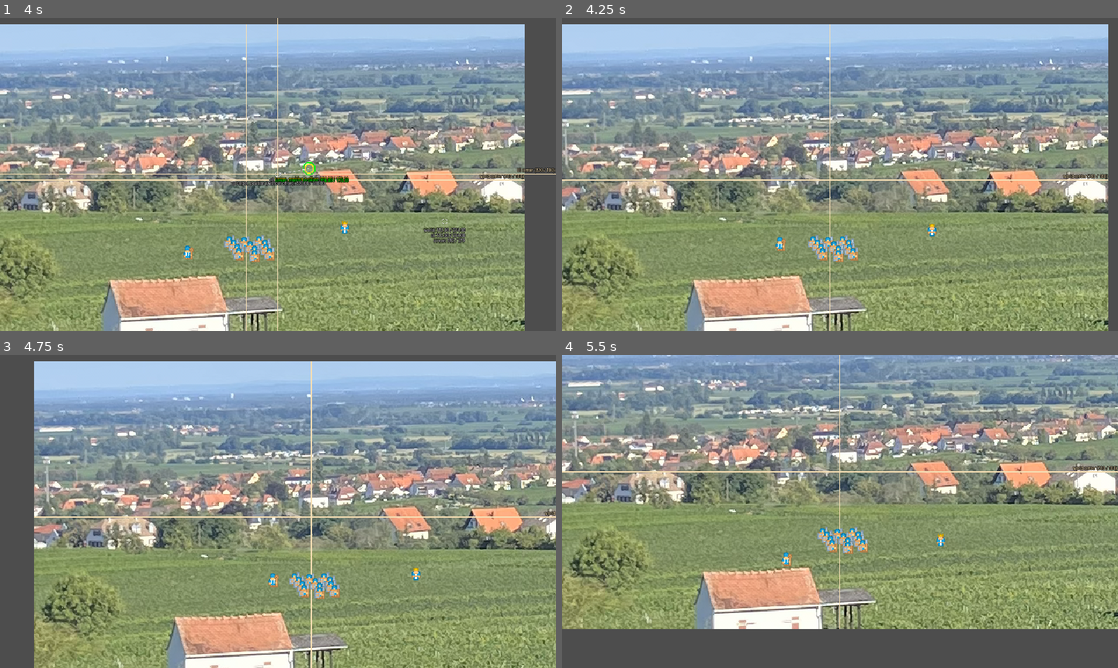
Above: before the commit, frames 1-4 (two rows, left to right).
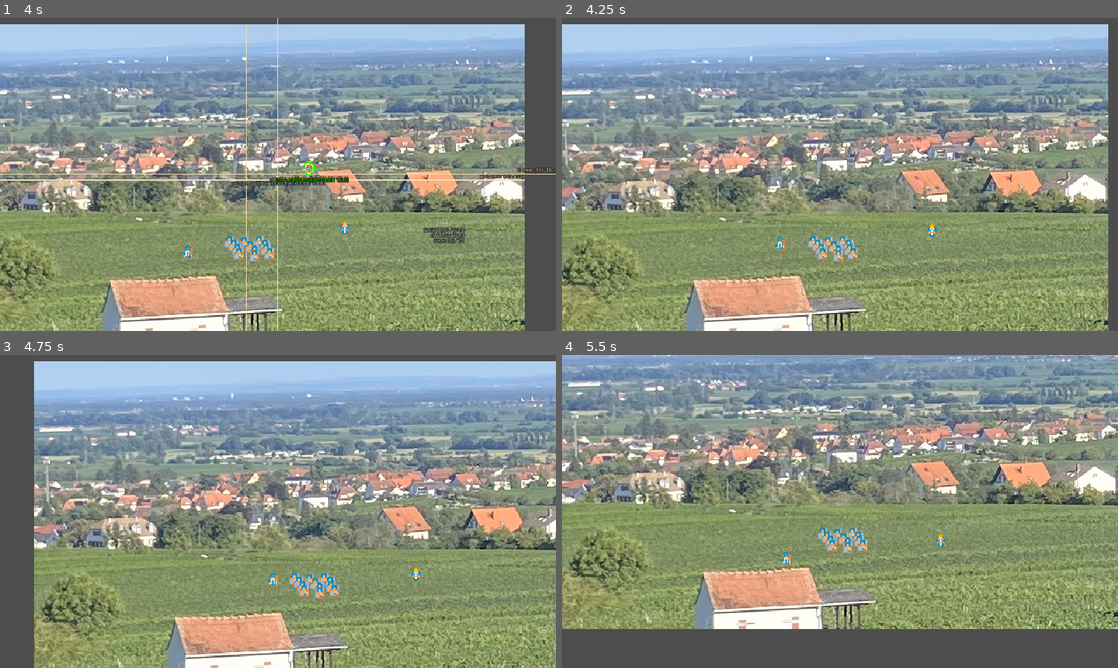
Above: after the commit, the same moments.

Repository: Toxe/godot-pixel-style
Game: Godot game, scene res://scenes/main.tscn
Two runs of this game, one before a commit and one after it. Both use one fixed random seed, a clock stepped at 60 frames per second and the inputs below.
Inputs (mouse positions are in pixels of both pictures, inside the frame that each line leads up to):
- Up to frame 1 (4 s): tap Enter at 0.5 s; move the mouse to (400, 158) at 0.52 s; hold Right (ui_right) 0.53-1.28 s; hold R (recenter_camera) 0.53-1.28 s; move the mouse to (166, 190) at 1.27 s; hold Down (ui_down) 1.28-2.03 s; tap C (switch_camera) at 1.35 s; move the mouse to (333, 105) at 2.02 s; hold Right (ui_right) 2.03-2.78 s; hold S (toggle_camera_smoothing) 2.03-2.78 s; move the mouse to (250, 237) at 2.77 s; hold Up (ui_up) 2.78-3.53 s; tap U (toggle_ui) at 2.85 s; move the mouse to (444, 221) at 3.52 s; hold Left (ui_left) from 3.53 s (still down); tap Shift at 3.6 s
- Up to frame 2 (4.25 s): keep holding Left (ui_left); tap D (toggle_debug_draw) at 4.15 s
- Up to frame 3 (4.75 s): keep holding Left (ui_left); move the mouse to (111, 464) at 4.27 s; tap Ctrl at 4.35 s
- Up to frame 4 (5.5 s): move the mouse to (867, 511) at 5.02 s; release Left (ui_left) at 5.03 s; hold Down (ui_down) from 5.03 s (still down); hold R (recenter_camera) from 5.03 s (still down)

Frame 1 is identical in both runs. In frame 2, 0.7% of the frame differs, in the area x 0-99%, y 2-100%; in frame 3, 0.7%, in the area x 6-100%, y 2-100%; in frame 4, 0.7%.

Commit message:
Add global debug draw toggle flag

Diff:
--- a/PixelStyle/scenes/ui.gd
+++ b/PixelStyle/scenes/ui.gd
@@ -16,8 +16,6 @@
 @onready var priest_speed_slider: HSlider = $HBoxContainer/VBoxContainer/GridContainer/PriestSpeedSlider
 @onready var priest_speed_label: Label = $HBoxContainer/VBoxContainer/GridContainer/PriestSpeedLabel
 @onready var window_size_label: Label = $HBoxContainer/VBoxContainer/HBoxContainer5/WindowSizeLabel
-
-var debug_draw_enabled := true
 
 
 func _process(delta: float) -> void:
@@ -58,7 +56,7 @@
 
 
 func _draw() -> void:
-    if !debug_draw_enabled:
+    if !DebugDraw.draw_enabled:
         return
 
     DebugDraw.draw_axes(self, size / 2.0, "UI center", Color.WHEAT, Color.BLACK)
@@ -100,7 +98,7 @@
     elif event.is_action_pressed("toggle_ui"):
         ($HBoxContainer as Control).visible = !($HBoxContainer as Control).visible
     elif event.is_action_pressed("toggle_debug_draw"):
-        debug_draw_enabled = !debug_draw_enabled
+        DebugDraw.draw_enabled = !DebugDraw.draw_enabled
     elif event.is_action_pressed("switch_camera"):
         camera_manager.next_camera()
     elif event.is_action_pressed("recenter_camera"):
--- a/PixelStyle/scripts/debug_draw.gd
+++ b/PixelStyle/scripts/debug_draw.gd
@@ -11,9 +11,11 @@
 
 static var project_theme := ThemeDB.get_project_theme()
 
+static var draw_enabled := true
+
 
 static func draw_label(canvas_item: CanvasItem, label_position: Vector2, lines: Array[String], text_color: Color, outline_color: Color, label_anchor: Vector2) -> void:
-    if canvas_item.visible:
+    if draw_enabled && canvas_item.visible:
         var viewport := canvas_item.get_viewport()
         var labels: Array[FittedText]
 
@@ -40,15 +42,16 @@
 
 
 static func draw_axes(canvas_item: CanvasItem, center: Vector2, text: String, color: Color, outline_color: Color) -> void:
-    var viewport_size := canvas_item.get_viewport_rect().size
-    canvas_item.draw_line(Vector2(center.x, 0), Vector2(center.x, viewport_size.y), color)
-    canvas_item.draw_line(Vector2(0, center.y), Vector2(viewport_size.x, center.y), color)
-    var label_position := Vector2(viewport_size.x - 1, center.y)
-    draw_label(canvas_item, label_position, ["%s (%s)" % [text, Format.format_position(center, true)]], color, outline_color, Vector2(1, 1))
+    if draw_enabled && canvas_item.visible:
+        var viewport_size := canvas_item.get_viewport_rect().size
+        canvas_item.draw_line(Vector2(center.x, 0), Vector2(center.x, viewport_size.y), color)
+        canvas_item.draw_line(Vector2(0, center.y), Vector2(viewport_size.x, center.y), color)
+        var label_position := Vector2(viewport_size.x - 1, center.y)
+        draw_label(canvas_item, label_position, ["%s (%s)" % [text, Format.format_position(center, true)]], color, outline_color, Vector2(1, 1))
 
 
 static func draw_labeled_circle(canvas_item: CanvasItem, pos: Vector2, radius: float, color: Color, outline_color: Color, width: float, lines: Array[String]) -> void:
-    if canvas_item.visible:
+    if draw_enabled && canvas_item.visible:
         canvas_item.draw_circle(pos, radius, color, false, width)
         var label_position := pos + Vector2(0, radius + roundf(float(font_size) / 2.0))
         draw_label(canvas_item, label_position, lines, color, outline_color, Vector2(0.5, 0))
